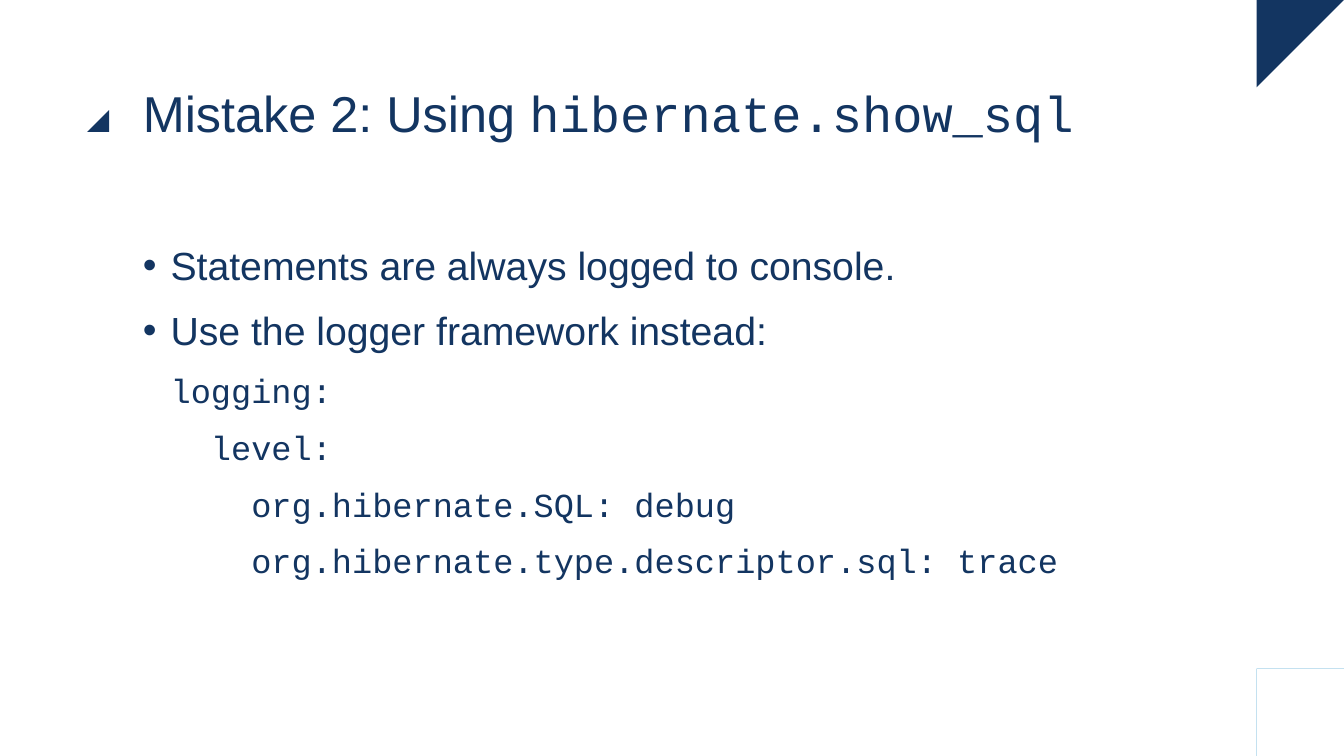
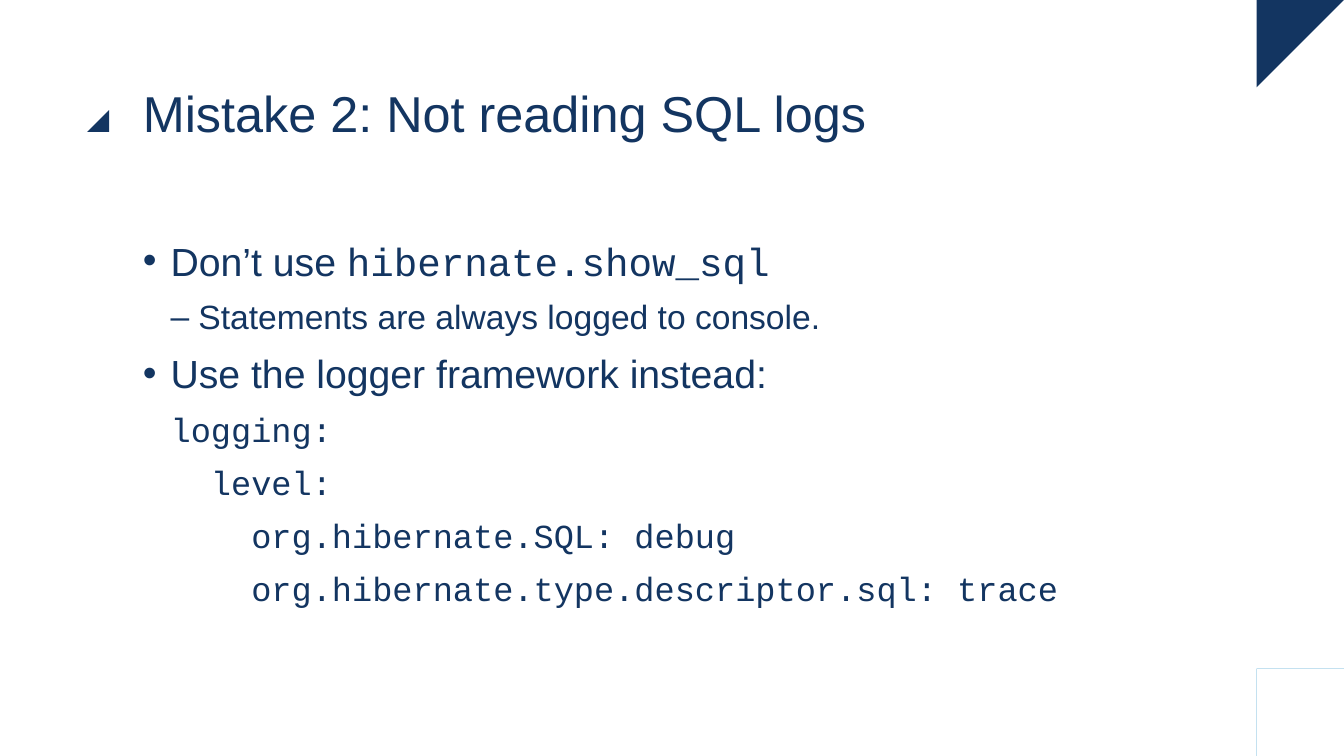
Before and after one commit to raoulvdberge/jpa-with-hibernate, a slide deck: slide 43 of slides.pptx (slide 41 before the commit). Drawn at 1344x756 pixels with LibreOffice and Linux fonts; fonts in the diff are those of the drawing. Boxes give left, top, right and bottom in pixels: in the first picture for what was removed or moved away, otherwise in the second. Text is boxed around its words. In the diff, an @@ line names an element or a change of style, - is before the commit and + after.

```diff
--- a/slides.pptx
+++ b/slides.pptx
@@ title at (x1=143, y1=95, x2=866, y2=142): text changed; font Courier New to Arial @@
-Mistake 2: Using hibernate.show_sql
+Mistake 2: Not reading SQL logs
@@ text at (x1=171, y1=247, x2=770, y2=284): paragraph added @@
+• Don’t use hibernate.show_sql
@@ text at (x1=171, y1=304, x2=1058, y2=608): size 28 to 24 pt in "Statements are always logged to console."; bullet • to –; list level 1 to 2 in "Statements are always logged to ..."; line spacing 1.2 to 1.1 @@
```
Also in this commit, not shown: 12 other slides changed, 2 slides added, 3 other files.
